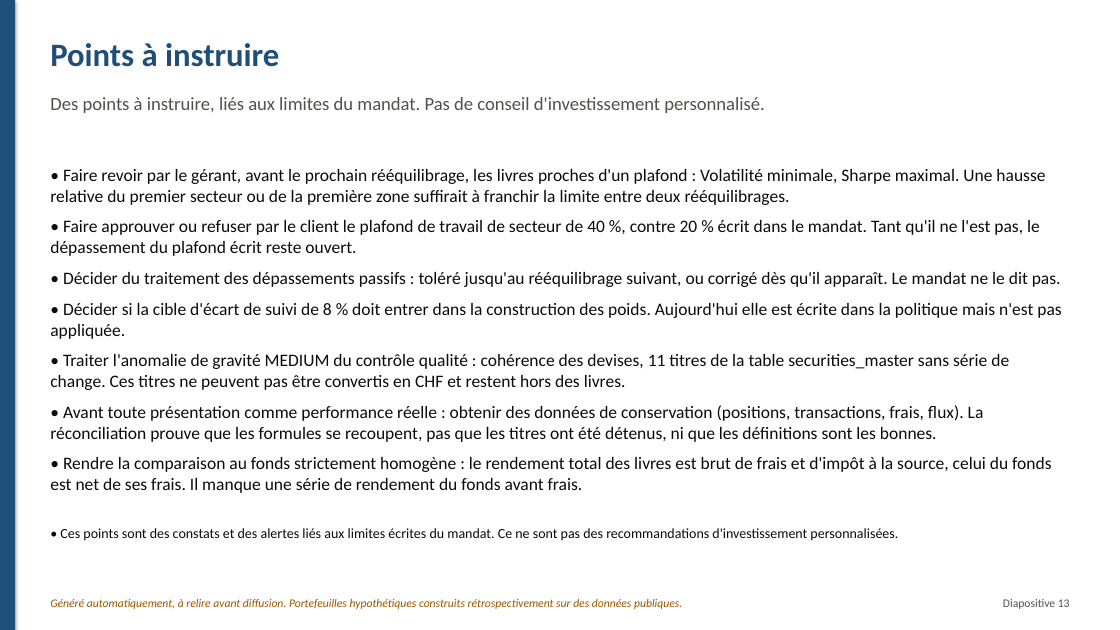
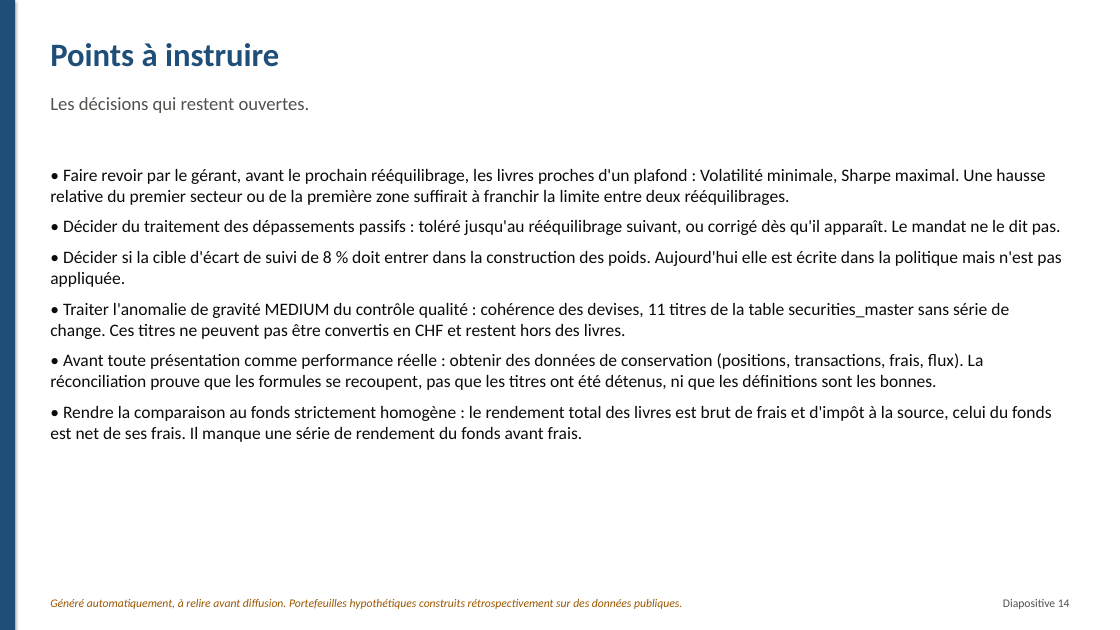
Before and after one commit to fatybarbosa/investment-analytics-platform, a slide deck: slide 14 of reports/management/presentation_management.pptx (slide 13 before the commit). Drawn at 1120x630 pixels with LibreOffice and Linux fonts; fonts in the diff are those of the drawing. Boxes give left, top, right and bottom in pixels: in the first picture for what was removed or moved away, otherwise in the second. Text is boxed around its words. In the diff, an @@ line names an element or a change of style, - is before the commit and + after.

```diff
--- a/reports/management/presentation_management.pptx
+++ b/reports/management/presentation_management.pptx
@@ text at (50,97,310,113): text changed @@
-Des points à instruire, liés aux limites du mandat. Pas de conseil d'investissement personnalisé.
+Les décisions qui restent ouvertes.
@@ text at (50,220,1040,256): paragraph removed @@
-• Faire approuver ou refuser par le client le plafond de travail de secteur de 40 %, contre 20 % écrit dans le mandat. Tant qu'il ne l'est pas, le dépassement du plafond écrit reste ouvert.
@@ text removed at (60,528,898,541) @@
-• Ces points sont des constats et des alertes liés aux limites écrites du mandat. Ce ne sont pas des recommandations d'investissement personnalisées.
@@ text at (1003,599,1070,609): text changed @@
-Diapositive 13
+Diapositive 14
```
Also in this commit, not shown: 8 other slides changed, 2 slides added, 1 slide removed, 45 other files.
